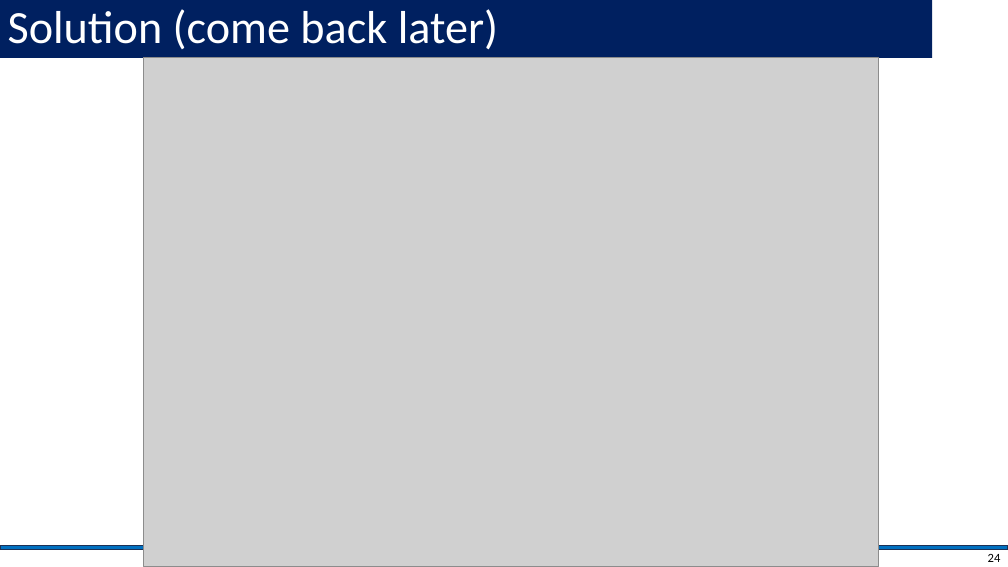
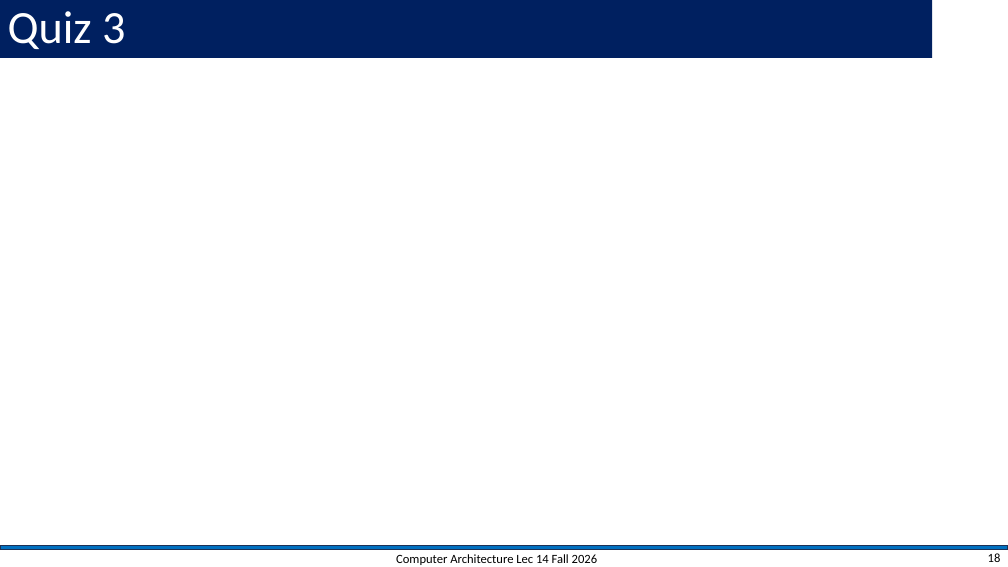
Before and after one commit to shahidmasud/ComputerArchitecture, a slide deck: slide 18 of CompArch_Lec14_Fall2026.ppsx (slide 24 before the commit). Drawn at 1008x567 pixels with LibreOffice and Linux fonts; fonts in the diff are those of the drawing; grey boxes stand for pictures; background and template pictures are left out. Boxes give left, top, right and bottom in pixels: in the first picture for what was removed or moved away, otherwise in the second. Text is boxed around its words. In the diff, an @@ line names an element or a change of style, - is before the commit and + after.

```diff
--- a/CompArch_Lec14_Fall2026.ppsx
+++ b/CompArch_Lec14_Fall2026.ppsx
@@ title at box(8, 11, 125, 49): text changed @@
-Solution (come back later)
+Quiz 3
@@ picture removed at box(144, 58, 879, 567) @@
@@ page number at box(988, 553, 1001, 562): text changed @@
-24
+18
```
Also in this commit, not shown: 1 other slide changed, 29 slides removed, 2 other files.
